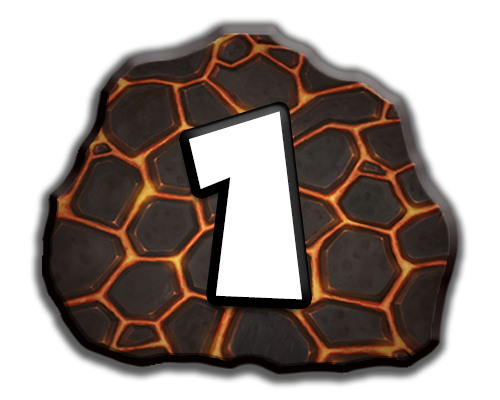
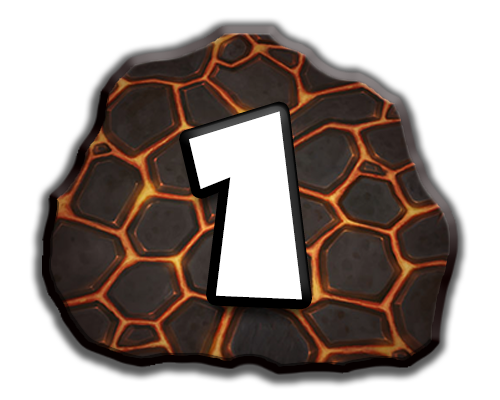
The second 500px x 400px image is a revision of the first. Changes to its layers:
pixels changed over (180, 151, 312, 325) (layer not identified)
